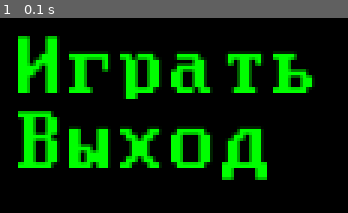
Above: before the commit, frame 1.
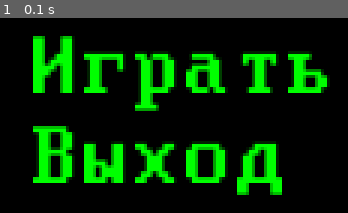
Above: after the commit, the same moment.

Repository: MaximElkinson/Pygame_SuperProject
Game: pygame game, started from игра.py
Same seed, same stepped clock (60 frames per second), same inputs: the game is played once before the commit and once after it.
Inputs:
- Up to frame 1 (0.1 s): no input

The runs differ from the first frame. In frame 1, 33% of the frame differs, in the area x 5-95%, y 9-91%.

Commit message:
Фикс вернувшегося бага с хитбоксами кнопок + подправление координат

Diff:
--- a/игра.py
+++ b/игра.py
@@ -1,4 +1,7 @@
 import pygame
+
+pygame.init()
+MAIN_FONT = pygame.font.Font("cool pixel font.ttf", 30)
 
 
 def exit():
@@ -33,18 +36,16 @@
         color2 = self.color2
         # Если курсор на кнопке
         # то меняем её цвет
-        if self.pos_x < mouse_pos[0] and self.pos_x + self.size_x > mouse_pos[0]:
-            if self.pos_y < mouse_pos[1] and self.pos_y + self.size_y > mouse_pos[1]:
+        if self.pos_x <= mouse_pos[0] and self.pos_x + self.size_x > mouse_pos[0]:
+            if self.pos_y <= mouse_pos[1] and self.pos_y + self.size_y > mouse_pos[1]:
                 color1 = self.color2
                 color2 = self.color1
         # Отрисовываем кнопку
-        screen.fill(pygame.Color(color1[0], color1[1], color1[2]), pygame.Rect(self.pos_x, self.pos_y,
-                                                                               self.pos_x + self.size_x,
-                                                                               self.pos_y + self.size_y))
+        screen.fill(pygame.Color(color1[0], color1[1], color1[2]),
+                    pygame.Rect(self.pos_x, self.pos_y, self.size_x, self.size_y))
         # Пишем текст на кнопке
-        font = pygame.font.Font("cool pixel font.ttf", 30)
-        text = font.render(self.text, True, color2)
-        screen.blit(text, (self.pos_x, self.pos_y))
+        text = MAIN_FONT.render(self.text, True, color2)
+        screen.blit(text, (self.pos_x + 5, self.pos_y))
 
     def get_pos(self):
         # Возвращаем все данные
@@ -66,15 +67,14 @@
 
 
 if __name__ == '__main__':
-    pygame.init()
     pygame.display.set_caption('Игра')
     size = width, height = 800, 400
     screen = pygame.display.set_mode(size)
 
     running = True
     # Инициализируем две кнопки
-    buttons = [Button(10, 10, 100, 25, 'Играть', (0, 0, 0), (0, 255, 0), exit),
-               Button(10, 35, 100, 15, 'Выход', (0, 0, 0), (0, 255, 0), exit)]
+    buttons = [Button(10, 10, 110, 30, 'Играть', (0, 0, 0), (0, 255, 0), exit),
+               Button(10, 40, 110, 30, 'Выход', (0, 0, 0), (0, 255, 0), exit)]
     # Теоретическое положение курсора
     # по умолчанию
     mouse_pos = (0, 0)
